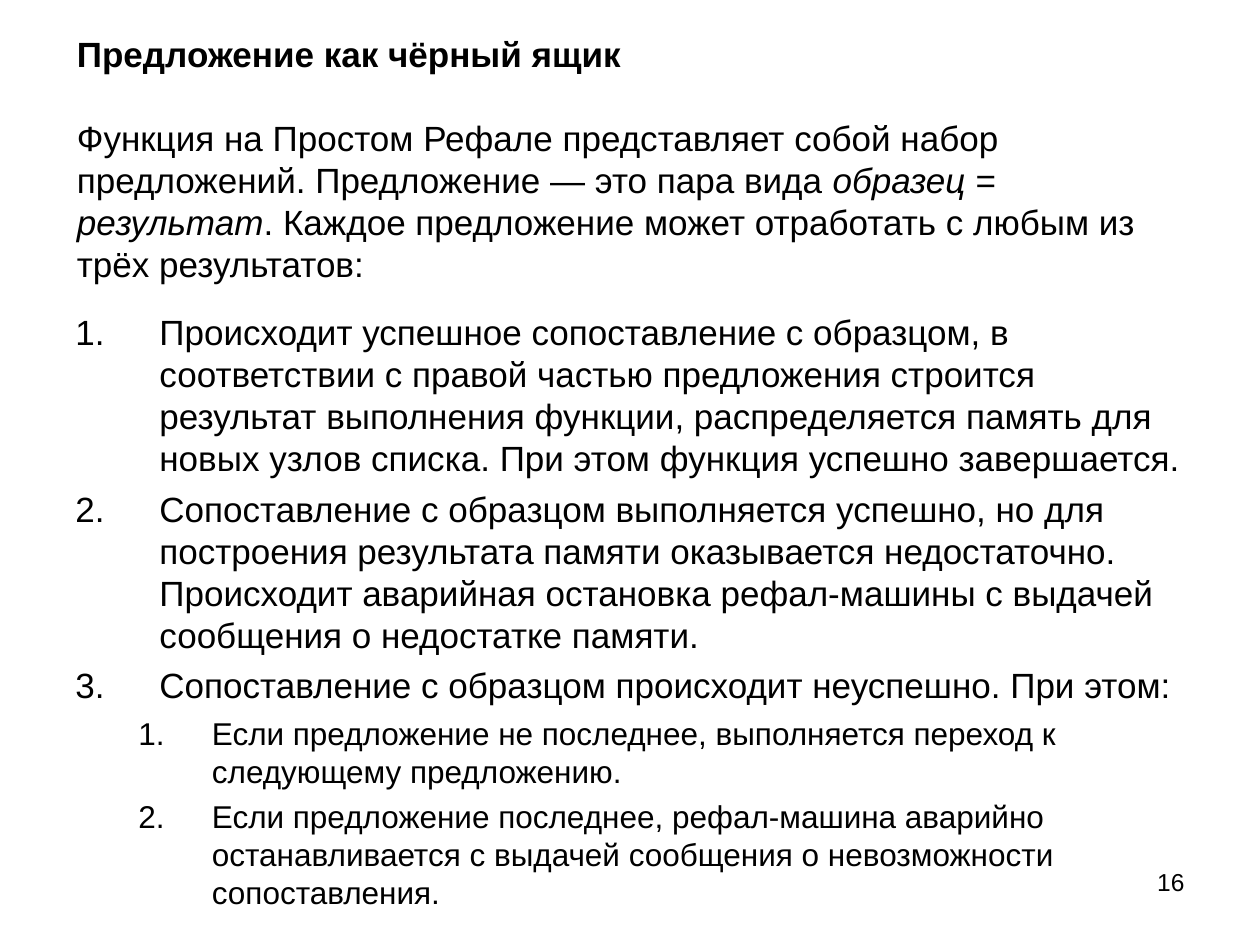
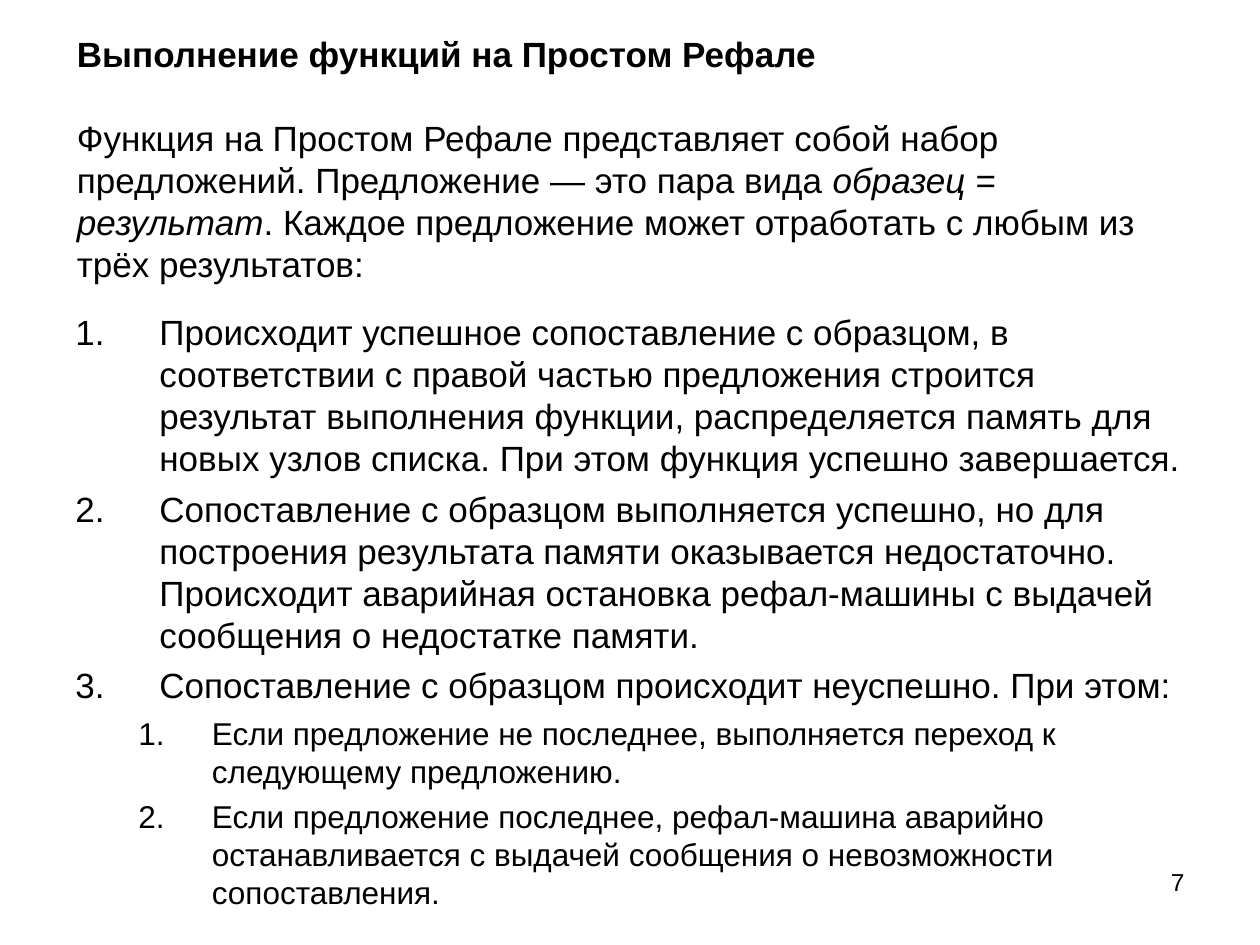
Before and after one commit to Mazdaywik/Refal-05, a slide deck: slide 7 of doc/Компилятор Простого Рефала.ppt (slide 16 before the commit). Drawn at 1260x945 pixels with LibreOffice and Linux fonts; fonts in the diff are those of the drawing. Boxes give left, top, right and bottom in pixels: in the first picture for what was removed or moved away, otherwise in the second. Text is boxed around its words. In the diff, an @@ line names an element or a change of style, - is before the commit and + after.

```diff
--- a/doc/Компилятор Простого Рефала.ppt
+++ b/doc/Компилятор Простого Рефала.ppt
@@ text at (77,41,1135,284): text changed @@
-Предложение как чёрный ящик
-Функция на Простом Рефале представляет собой набор предложений. Предложение — это пара вида образец = результат. Каждое предложение может отработать с любым из трёх результатов:
+Выполнение функций на Простом Рефале
+Функция на Простом Рефале представляет собой набор предложений. Предложение — это пара вида образец = результат. Каждое предложение может отработать с любым из трёх результатов:
@@ page number at (1171,874,1185,891): text changed @@
-16
+7
```
Also in this commit, not shown: 13 other slides changed, 16 slides added, 4 slides removed, 3 other files.
